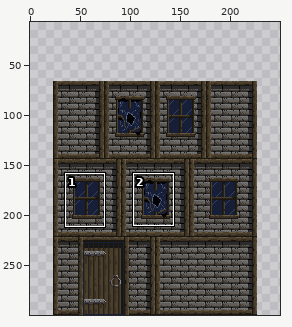
Two versions of one sprite sheet, raid/Assets/Art/Backroung Sprites/Houses/House_Brick_2.png. The first picture is a wide view before the edit; the outline marks the close-up.
Close-up. The starting point:
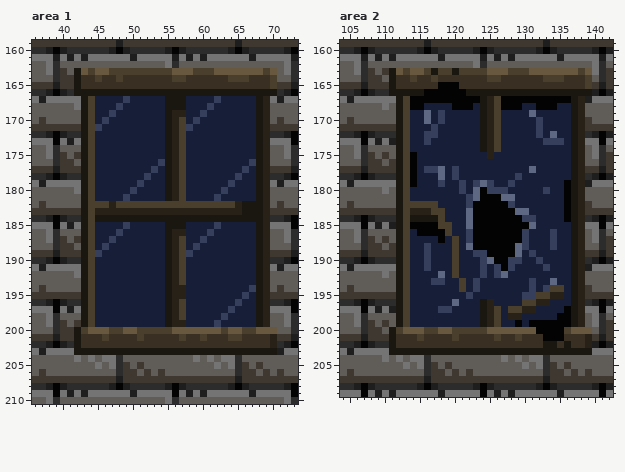
The file is 204x234 pixels. Pixels under 10% opacity are left out. Colours within 5 levels of each other are drawn and written as one. Shown: area 1: x 36..73, y 159..210; area 2: x 104..142, y 159..209. The old version is drawn lined up with the new one, on the new canvas. The wide view leaves out empty margins. The commit also changed other parts of the picture, which this record leaves out.
The result:
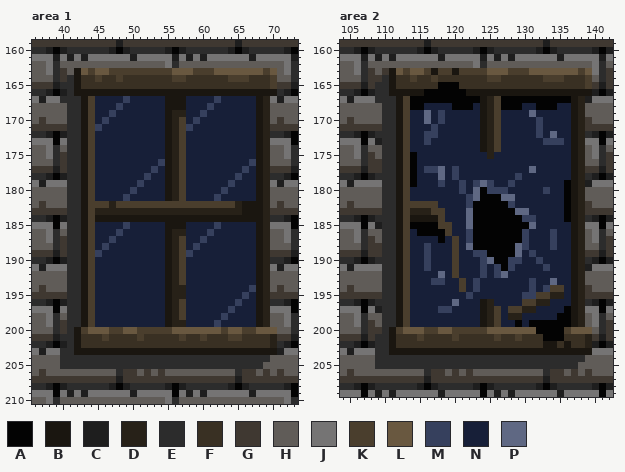
Palette (. is transparent): A #030303  B #1a1610  C #1e1e1e  D #272118  E #2c2c2c  F #393023  G #3f3831  H #605c58  J #757474  K #4a3e2d  L #695840  M #36405d  N #171f38  P #5f6883
Difference:
canvas 204x234 -> 250x300, the old top-left corner now at 23,66
Changed rows in their new state; - is an unchanged pixel.
Area 1:
first column x 40:
164 -E----------------------------
165 EE----------------------------
167 EEE---------------------------
168 -EE---------------------------
169 -EE---------------------------
170 -EE---------------------------
171 -EE---------------------------
173 -EE---------------------------
174 -EE---------------------------
175 -EE---------------------------
176 -EE---------------------------
177 -EE---------------------------
179 -EE---------------------------
180 -EE---------------------------
181 -EE---------------------------
182 -EE---------------------------
183 -EE---------------------------
185 -EE---------------------------
186 -EE---------------------------
187 -EE---------------------------
188 -EE---------------------------
189 -EE---------------------------
191 -EE---------------------------
192 -EE---------------------------
193 -EE---------------------------
194 -EE---------------------------
195 -EE---------------------------
197 -EE---------------------------
198 -EE---------------------------
199 -EE---------------------------
200 -E----------------------------
201 EE----------------------------
203 EE----------------------------
204 EEEEEEEE-EEEEEEEEEEEEEEEE-EEEE
205 EEEEEEEE-EEEEEEEEEEEEEEEE-EEE-
Area 2:
first column x 109:
164 -E----------------------------
165 EE----------------------------
167 EEE---------------------------
168 -EE---------------------------
169 -EE---------------------------
170 -EE---------------------------
171 -EE---------------------------
173 -EE---------------------------
174 -EE---------------------------
175 -EE---------------------------
176 -EE---------------------------
177 -EE---------------------------
179 -EE---------------------------
180 -EE---------------------------
181 -EE---------------------------
182 -EE---------------------------
183 -EE---------------------------
185 -EE---------------------------
186 -EE---------------------------
187 -EE---------------------------
188 -EE---------------------------
189 -EE---------------------------
191 -EE---------------------------
192 -EE---------------------------
193 -EE---------------------------
194 -EE---------------------------
195 -EE---------------------------
197 -EE---------------------------
198 -EE---------------------------
199 -EE---------------------------
200 -E----------------------------
201 EE----------------------------
203 EE----------------------------
204 EEEEEEE-EEEEEEEEEEEEEEEE-EEEEE
205 EEEEEEE-EEEEEEEEEEEEEEEE-EEEE-
Pixel boxes of the changes (left, top, right, bottom) in both close-ups:
changed: (60, 75, 270, 369)
changed: (375, 75, 585, 369)
